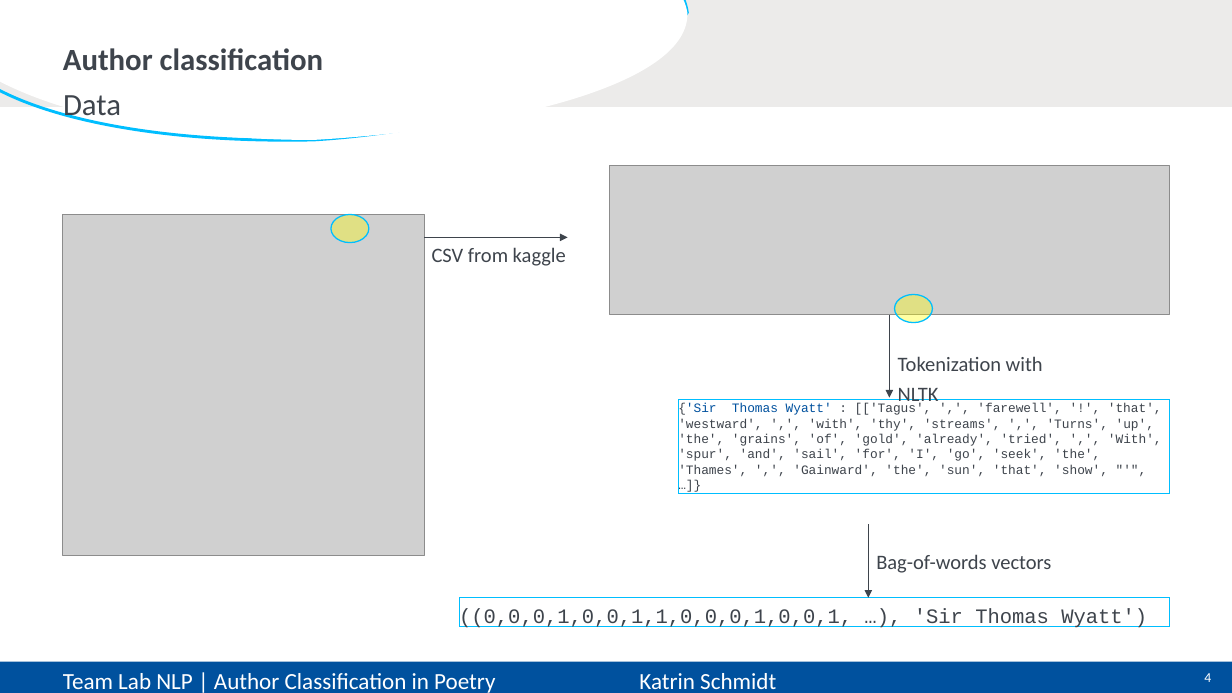
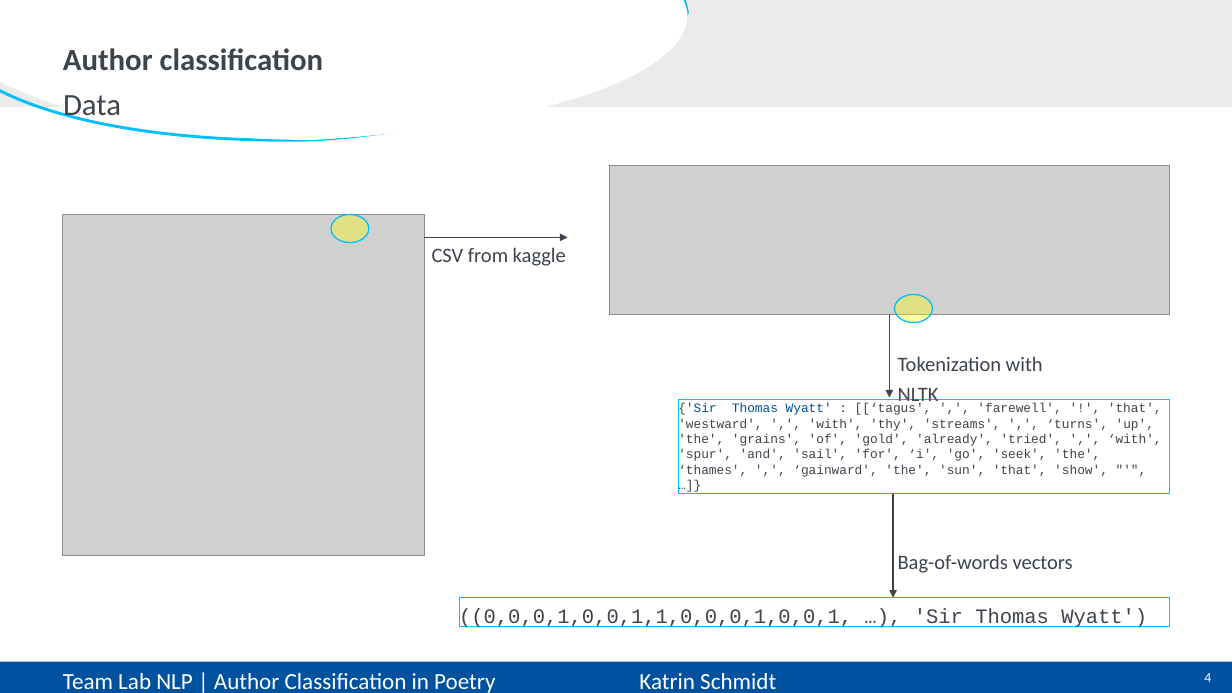
Before and after one commit to CarlottaQuensel/Author_Classification-Team_Lab, a slide deck: slide 4 of reports/TeamLab-presentation.pptx. Drawn at 1232x693 pixels with LibreOffice and Linux fonts; fonts in the diff are those of the drawing; grey boxes stand for pictures. Boxes give left, top, right and bottom in pixels: in the first picture for what was removed or moved away, otherwise in the second. Text is boxed around its words. In the diff, an @@ line names an element or a change of style, - is before the commit and + after.

```diff
--- a/reports/TeamLab-presentation.pptx
+++ b/reports/TeamLab-presentation.pptx
@@ text in rectangle at (678, 403, 1162, 479): text changed @@
-{'Sir Thomas Wyatt' : [['Tagus', ',', 'farewell', '!', 'that', 'westward', ',', 'with', 'thy', 'streams', ',', 'Turns', 'up', 'the', 'grains', 'of', 'gold', 'already', 'tried', ',', 'With', 'spur', 'and', 'sail', 'for', 'I', 'go', 'seek', 'the', 'Thames', ',', 'Gainward', 'the', 'sun', 'that', 'show', "'", …]}
+{'Sir Thomas Wyatt' : [[‘tagus', ',', 'farewell', '!', 'that', 'westward', ',', 'with', 'thy', 'streams', ',', ‘turns', 'up', 'the', 'grains', 'of', 'gold', 'already', 'tried', ',', ‘with', 'spur', 'and', 'sail', 'for', ‘i', 'go', 'seek', 'the', ‘thames', ',', ‘gainward', 'the', 'sun', 'that', 'show', "'", …]}
@@ arrow moved from (869, 524) - (869, 598) to (894, 494) - (894, 598) @@
@@ text "Bag-of-words vectors": place and size @@
-text "Bag-of-words vectors" at (876, 554, 1051, 573)
+text "Bag-of-words vectors" at (898, 554, 1073, 573)
```
Also in this commit, not shown: 2 other slides changed, 4 slides added.
